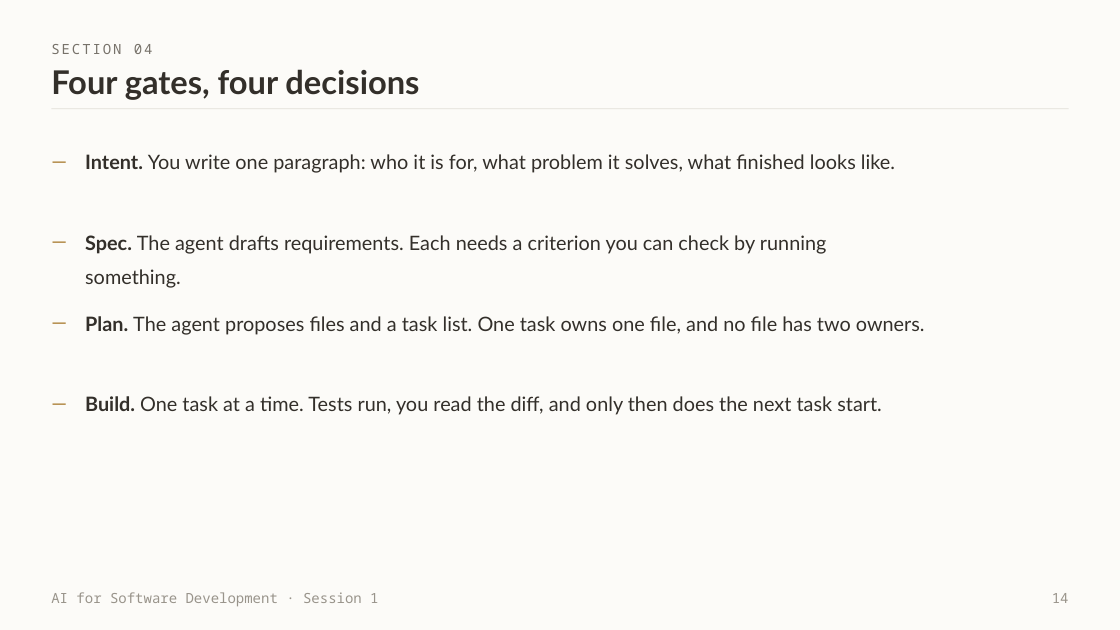
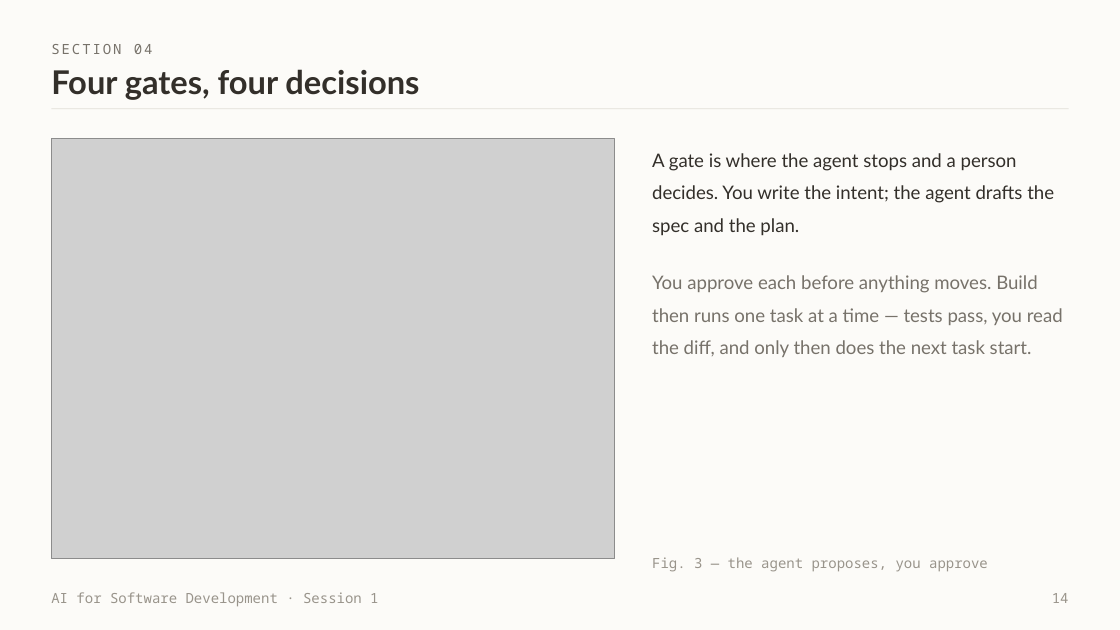
Before and after one commit to witchapong/ai-for-software-dev, a slide deck: slide 14 of slides/Session 1 - Meet Your Agent.pptx. Drawn at 1120x630 pixels with LibreOffice and Linux fonts; fonts in the diff are those of the drawing; grey boxes stand for pictures. Boxes give left, top, right and bottom in pixels: in the first picture for what was removed or moved away, otherwise in the second. Text is boxed around its words. In the diff, an @@ line names an element or a change of style, - is before the commit and + after.

```diff
--- a/slides/Session 1 - Meet Your Agent.pptx
+++ b/slides/Session 1 - Meet Your Agent.pptx
@@ text removed at (x1=51, y1=139, x2=69, y2=168) @@
-—
@@ picture added at (x1=51, y1=139, x2=615, y2=559) @@
@@ text at (x1=652, y1=153, x2=1054, y2=236): text changed; size 17 to 16 pt @@
-Intent. You write one paragraph: who it is for, what problem it solves, what finished looks like.
+A gate is where the agent stops and a person decides. You write the intent; the agent drafts the spec and the plan.
@@ text removed at (x1=51, y1=220, x2=69, y2=250) @@
-—
@@ text at (x1=652, y1=275, x2=1063, y2=357): text changed; size 17 to 16 pt; text colour #332F2A to #77726A @@
-Build. One task at a time. Tests run, you read the diff, and only then does the next task start.
+You approve each before anything moves. Build then runs one task at a time — tests pass, you read the diff, and only then does the next task start.
@@ text removed at (x1=51, y1=301, x2=69, y2=330) @@
-—
@@ text removed at (x1=85, y1=316, x2=925, y2=335) @@
-Plan. The agent proposes files and a task list. One task owns one file, and no file has two owners.
@@ text removed at (x1=51, y1=381, x2=69, y2=411) @@
-—
@@ text at (x1=652, y1=557, x2=988, y2=572): text changed; size 17 to 12 pt; font Lato to Noto Sans Mono; text colour #332F2A to #99948B @@
-Spec. The agent drafts requirements. Each needs a criterion you can check by running something.
+Fig. 3 — the agent proposes, you approve
```
Also in this commit, not shown: 6 other slides changed, 2 slides added, 1 slide removed, 7 other files.
